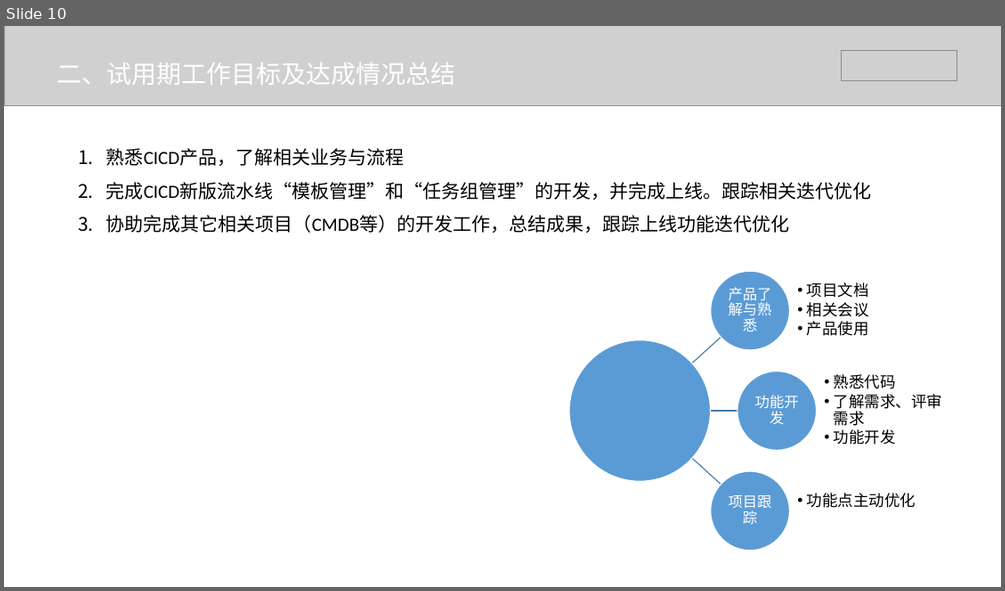
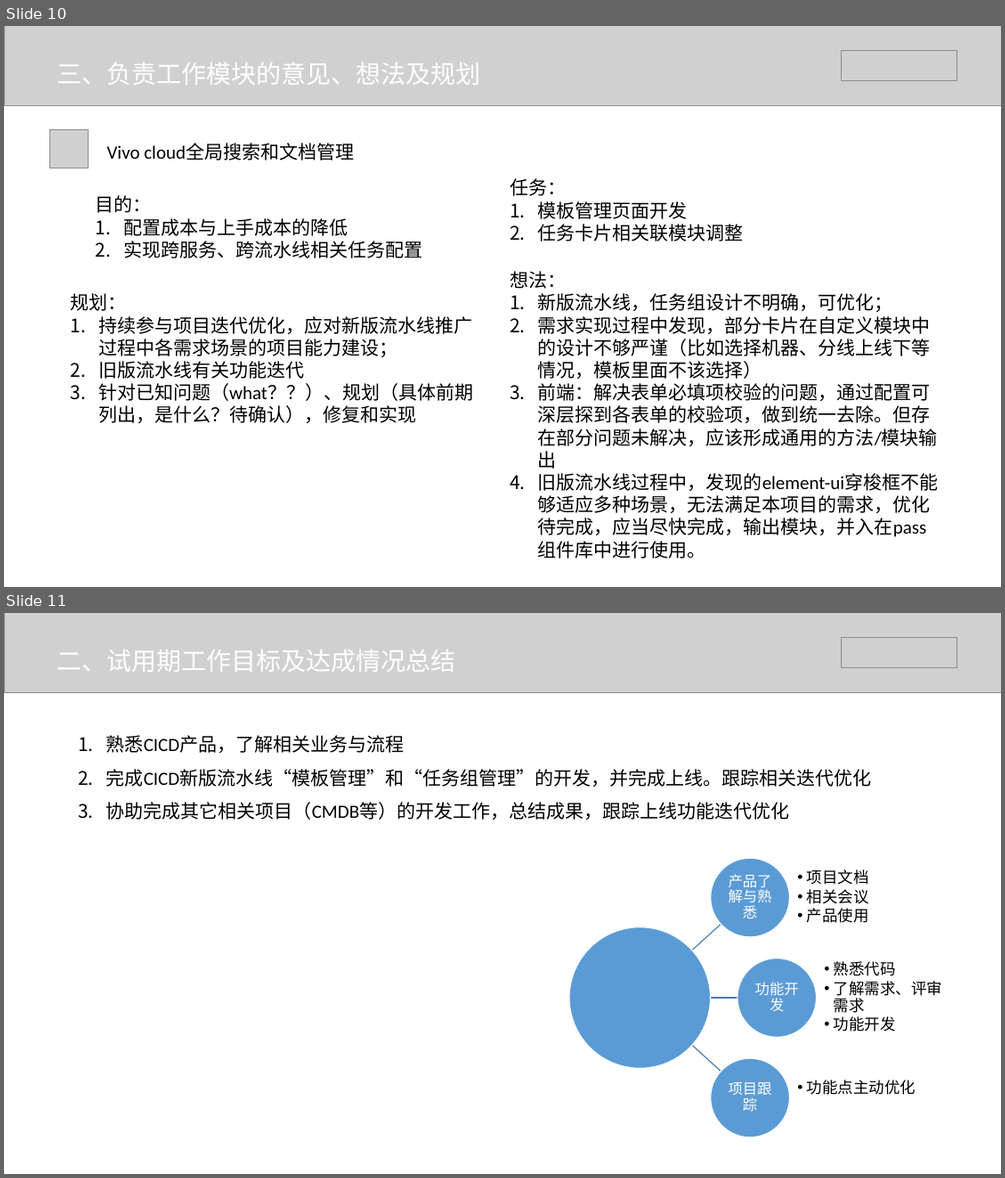
Before and after one commit to lvll-lll/get-get-climbing, a slide deck: doc/云平台部-吕利利转正答辩.pptx. Shown one above the other, each under a label of ours: slide 10 before the commit, slides 10 and 11 after it. The pictures are 1005x591 and 1005x1178 pixels, drawn with LibreOffice and Linux fonts; fonts in the diff are those of the drawing; grey boxes stand for pictures. Boxes give left, top, right and bottom in pixels: in the first picture for what was removed or moved away, otherwise in the second. Text is boxed around its words. In the diff, an @@ line names an element or a change of style, - is before the commit and + after.

```diff
--- a/doc/云平台部-吕利利转正答辩.pptx
+++ b/doc/云平台部-吕利利转正答辩.pptx
@@ slide 10 added at (x1=4, y1=26, x2=1001, y2=587), background #FFFFFF @@
@@ picture added at (x1=4, y1=26, x2=1001, y2=106) @@
@@ picture added at (x1=841, y1=51, x2=956, y2=81) @@
@@ text added at (x1=57, y1=62, x2=481, y2=85), 24 pt, text #FFFFFF @@
+三、负责工作模块的意见、想法及规划
@@ picture added at (x1=49, y1=130, x2=88, y2=168) @@
@@ text added at (x1=107, y1=143, x2=354, y2=160), 18 pt, text #000000 @@
+Vivo cloud全局搜索和文档管理
@@ text added at (x1=510, y1=178, x2=744, y2=241), 18 pt, text #000000 @@
+任务：
+1. 模板管理页面开发
+2. 任务卡片相关联模块调整
@@ text added at (x1=96, y1=195, x2=422, y2=258), 18 pt, text #000000 @@
+目的：
+1. 配置成本与上手成本的降低
+2. 实现跨服务、跨流水线相关任务配置
@@ text added at (x1=510, y1=271, x2=938, y2=558), 18 pt, text #000000 @@
+想法：
+1. 新版流水线，任务组设计不明确，可优化；
+2. 需求实现过程中发现，部分卡片在自定义模块中的设计不够严谨（比如选择机器、分线上线下等情况，模板里面不该选择）
+3. 前端：解决表单必填项校验的问题，通过配置可深层探到各表单的校验项，做到统一去除。但存在部分问题未解决，应该形成通用的方法/模块输出
+4. 旧版流水线过程中，发现的element-ui穿梭框不能够适应多种场景，无法满足本项目的需求，优化待完成，应当尽快完成，输出模块，并入在pass组件库中进行使用。
@@ text added at (x1=71, y1=293, x2=473, y2=423), 18 pt, text #000000 @@
+规划：
+1. 持续参与项目迭代优化，应对新版流水线推广过程中各需求场景的项目能力建设；
+2. 旧版流水线有关功能迭代
+3. 针对已知问题（what？？）、规划（具体前期列出，是什么？待确认），修复和实现
@@ what was slide 10 is now slide 11 @@
```
Also in this commit, not shown: 1 slide changed.
